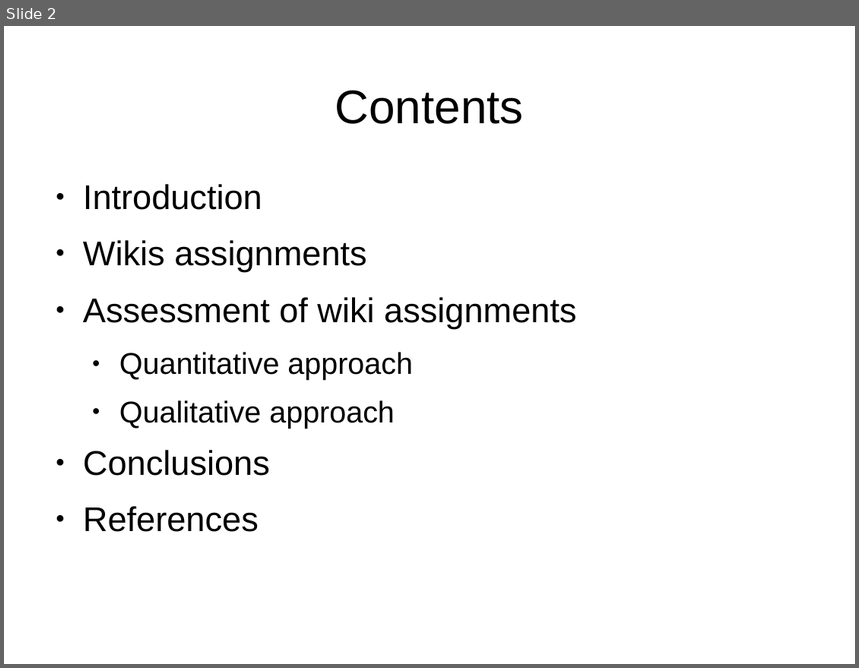
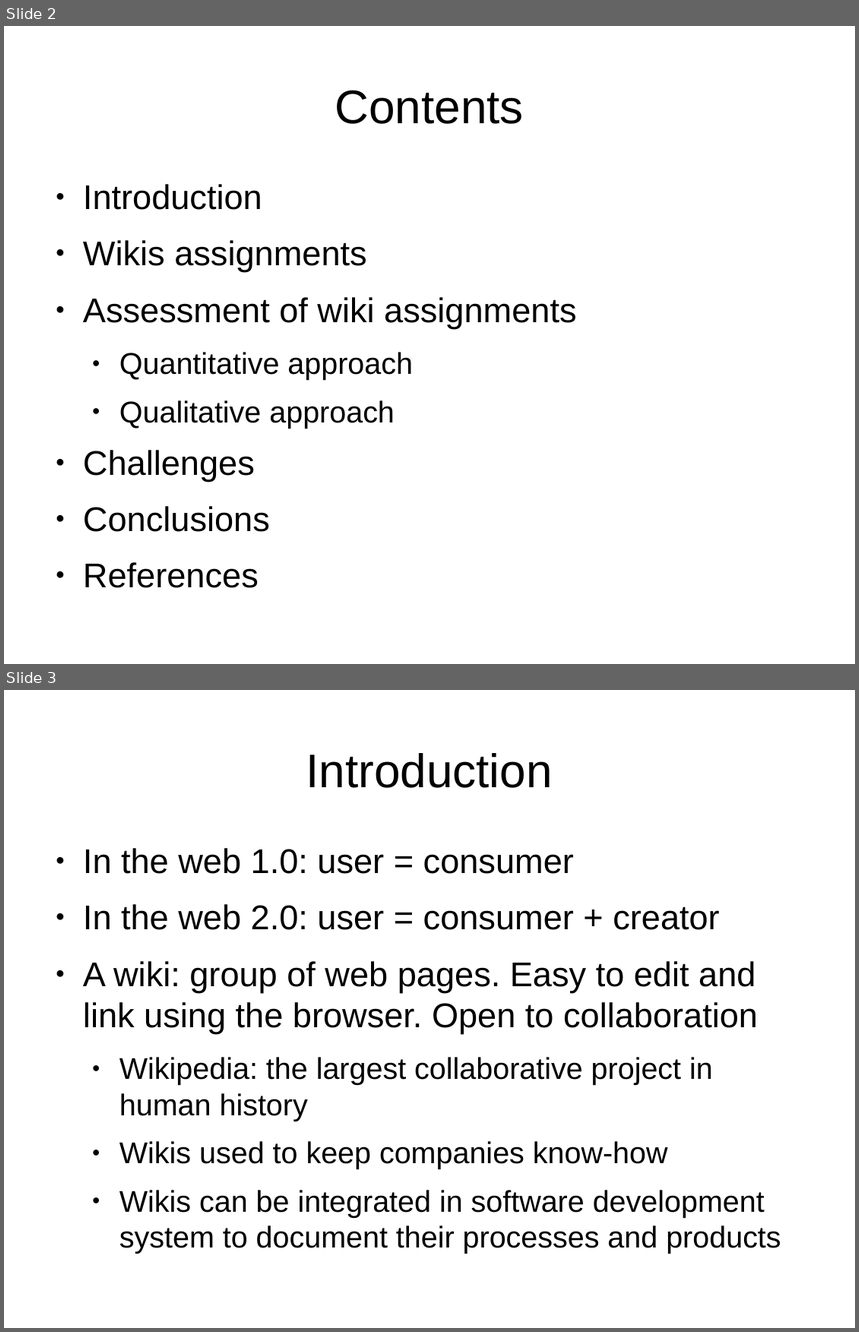
Before and after one commit to DrPantera/wikis4education, a slide deck: brunel-2014/wiki-assessment.odp. Shown one above the other, each under a label of ours: slide 2 before the commit, slides 2 and 3 after it. The pictures are 859x668 and 859x1332 pixels, drawn with LibreOffice and Linux fonts; fonts in the diff are those of the drawing. Boxes give left, top, right and bottom in pixels: in the first picture for what was removed or moved away, otherwise in the second. Text is boxed around its words. In the diff, an @@ line names an element or a change of style, - is before the commit and + after.

```diff
--- a/brunel-2014/wiki-assessment.odp
+++ b/brunel-2014/wiki-assessment.odp
@@ slide 3 added at bbox=[4, 690, 855, 1328], background #FFFFFF @@
@@ title added at bbox=[306, 753, 553, 788], 44 pt, text #000000 @@
+Introduction
@@ text added at bbox=[83, 848, 781, 1254], 28 pt, text #000000 @@
+● In the web 1.0: user = consumer
+● In the web 2.0: user = consumer + creator
+● A wiki: group of web pages. Easy to edit and link using the browser. Open to collaboration
+  ● Wikipedia: the largest collaborative project in human history
+  ● Wikis used to keep companies know-how
+  ● Wikis can be integrated in software development system to document their processes and products
@@ slide 2 changed as well @@
@@ text at bbox=[83, 450, 255, 481]: paragraph added @@
+● Challenges
```
Also in this commit, not shown: 2 other slides changed, 30 other slides added, 5 slides removed.
